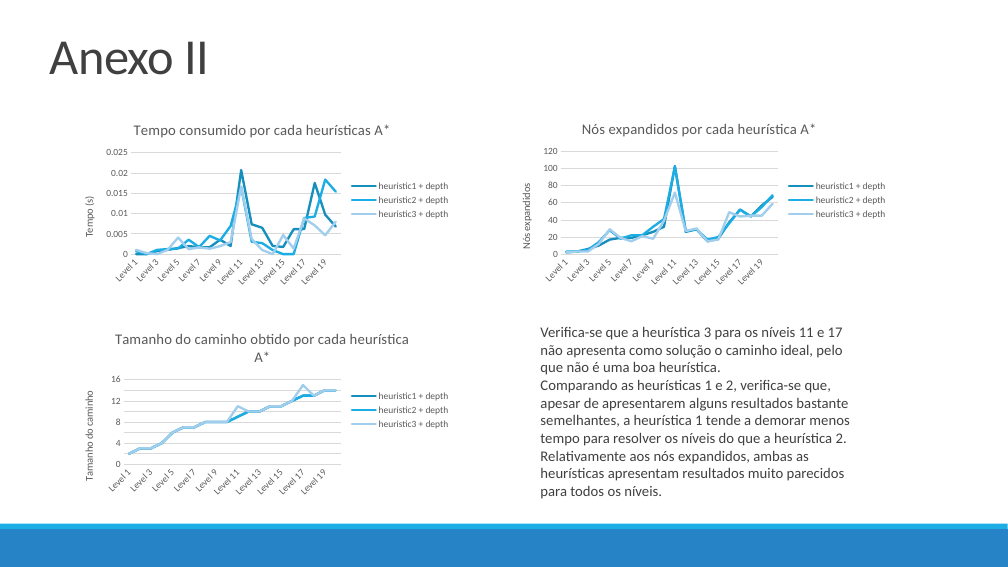
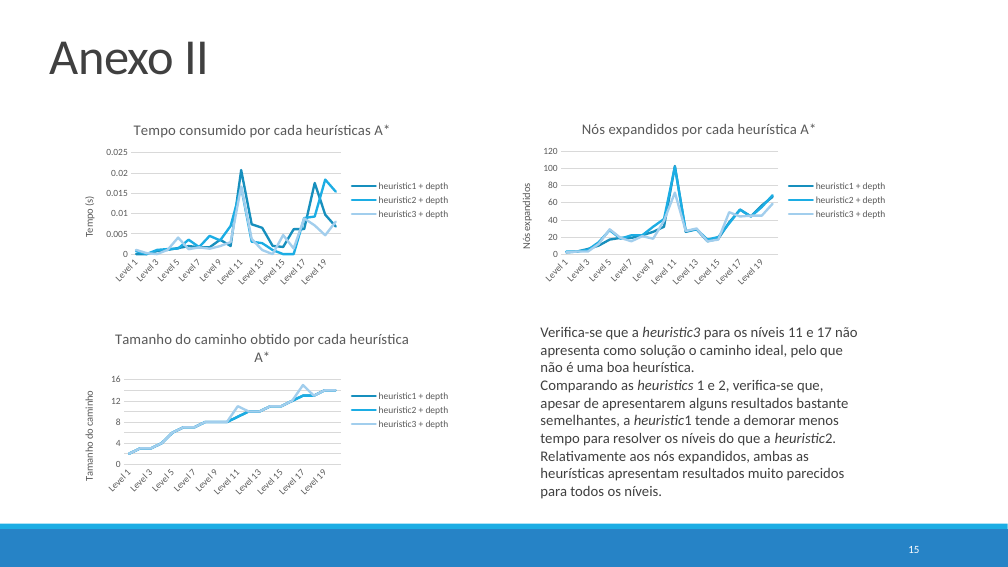
Before and after one commit to pedrovponte/IART-g39, a slide deck: slide 15 of docs/finalpresentation.pptx. Drawn at 1008x567 pixels with LibreOffice and Linux fonts; fonts in the diff are those of the drawing. Boxes give left, top, right and bottom in pixels: in the first picture for what was removed or moved away, otherwise in the second. Text is boxed around its words. In the diff, an @@ line names an element or a change of style, - is before the commit and + after.

```diff
--- a/docs/finalpresentation.pptx
+++ b/docs/finalpresentation.pptx
@@ text at [540, 327, 858, 446]: text changed @@
-Verifica-se que a heurística 3 para os níveis 11 e 17 não apresenta como solução o caminho ideal, pelo que não é uma boa heurística.
-Comparando as heurísticas 1 e 2, verifica-se que, apesar de apresentarem alguns resultados bastante semelhantes, a heurística 1 tende a demorar menos tempo para resolver os níveis do que a heurística 2.
+Verifica-se que a heuristic3 para os níveis 11 e 17 não apresenta como solução o caminho ideal, pelo que não é uma boa heurística.
+Comparando as heuristics 1 e 2, verifica-se que, apesar de apresentarem alguns resultados bastante semelhantes, a heuristic1 tende a demorar menos tempo para resolver os níveis do que a heuristic2.
@@ page number added at [908, 546, 919, 553], 10.5 pt, text #FFFFFF @@
+15
```
Also in this commit, not shown: 18 other slides changed, 8 other files.
